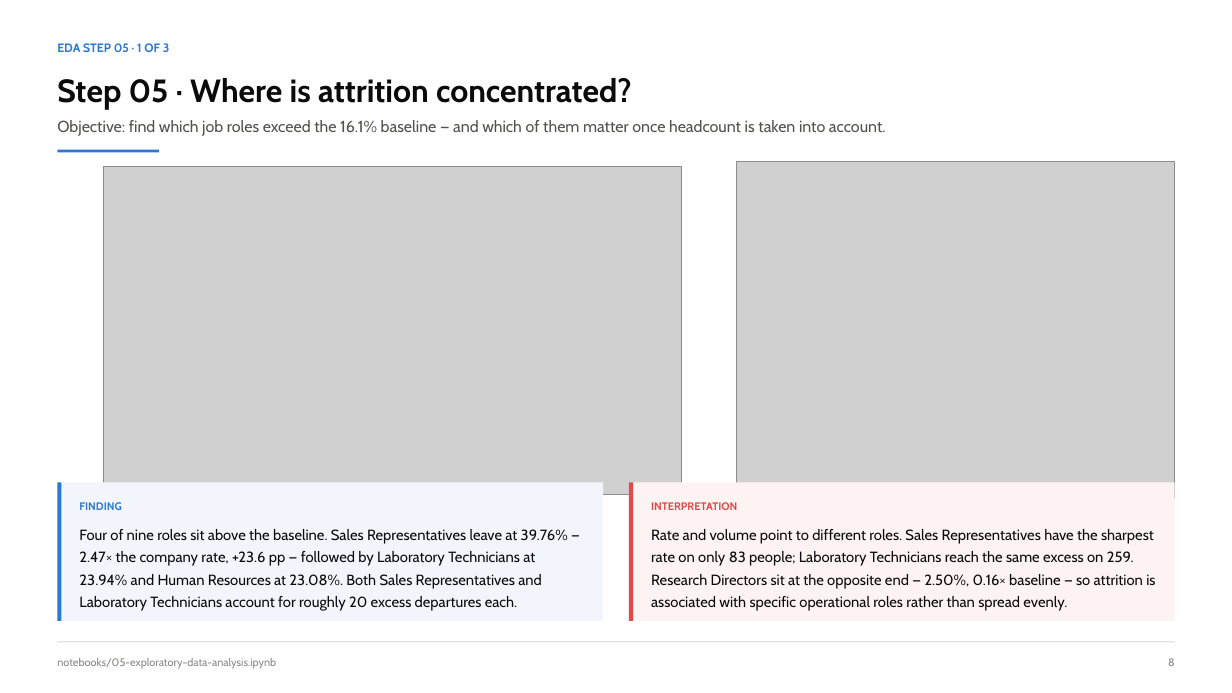
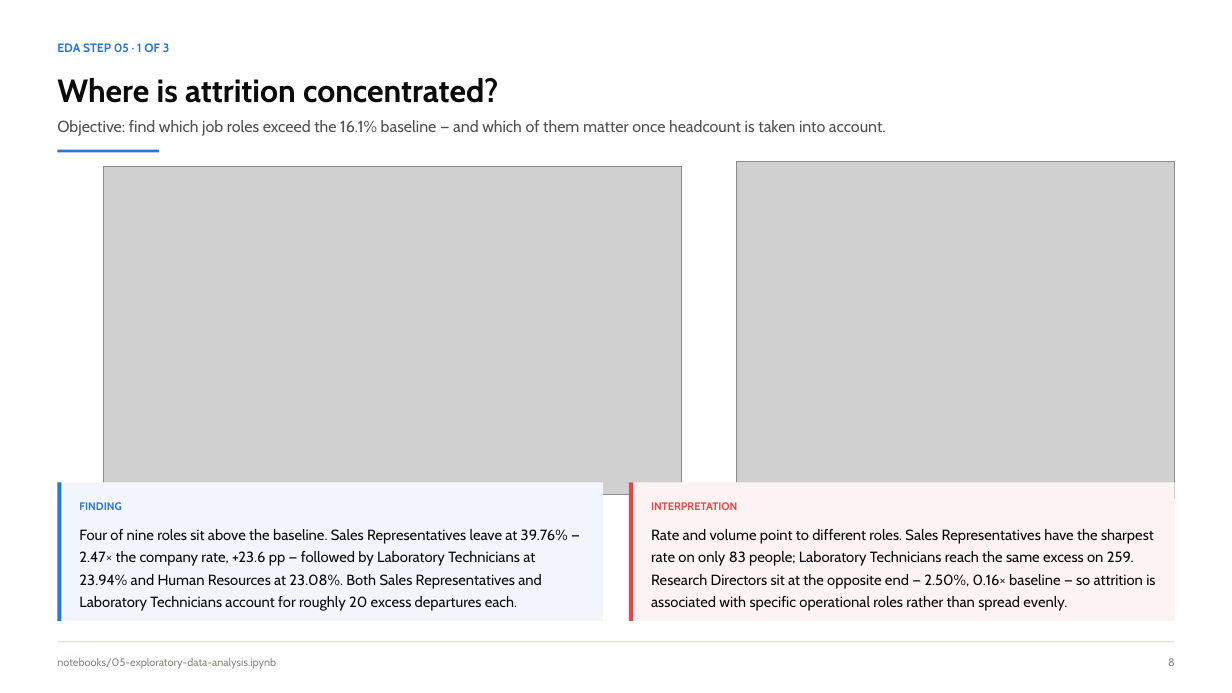
Before and after one commit to NPower-JDA-Cohort-2026/ibm-analytics-attrition-eda, a slide deck: slide 9 of presentation/IBM_Attrition_EDA_Team_Presentation.pptx (slide 8 before the commit). Drawn at 1232x693 pixels with LibreOffice and Linux fonts; fonts in the diff are those of the drawing; grey boxes stand for pictures. Boxes give left, top, right and bottom in pixels: in the first picture for what was removed or moved away, otherwise in the second. Text is boxed around its words. In the diff, an @@ line names an element or a change of style, - is before the commit and + after.

```diff
--- a/presentation/IBM_Attrition_EDA_Team_Presentation.pptx
+++ b/presentation/IBM_Attrition_EDA_Team_Presentation.pptx
@@ text at bbox=[57, 78, 499, 103]: text changed @@
-Step 05 · Where is attrition concentrated?
+Where is attrition concentrated?
```
Also in this commit, not shown: 10 other slides changed.
